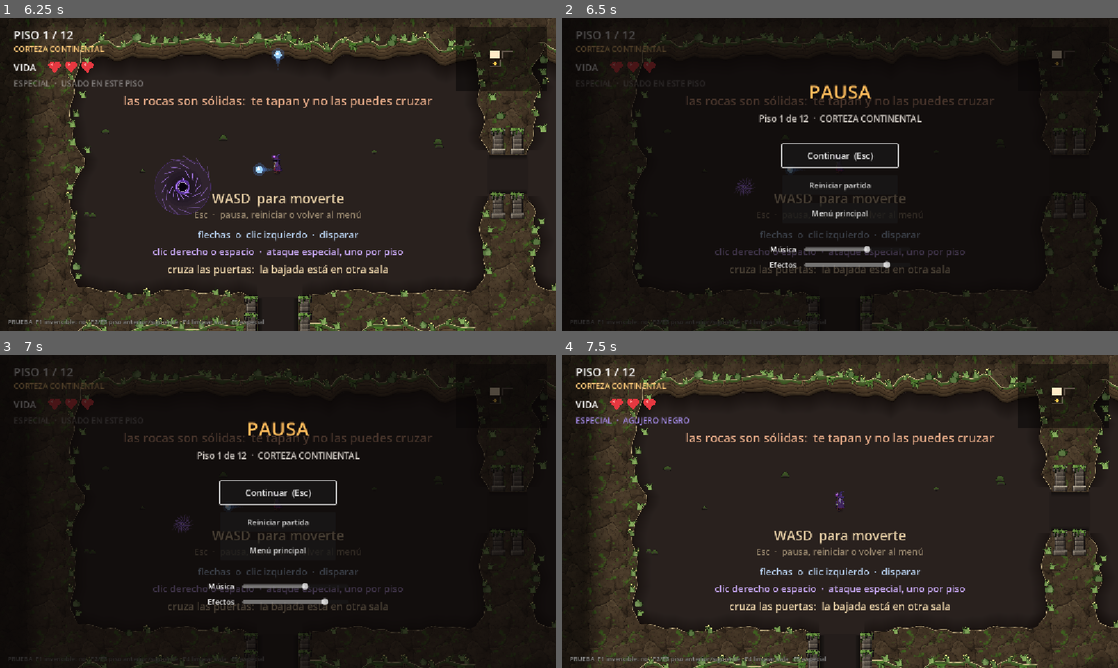
Above: before the commit, frames 1-4 (two rows, left to right).
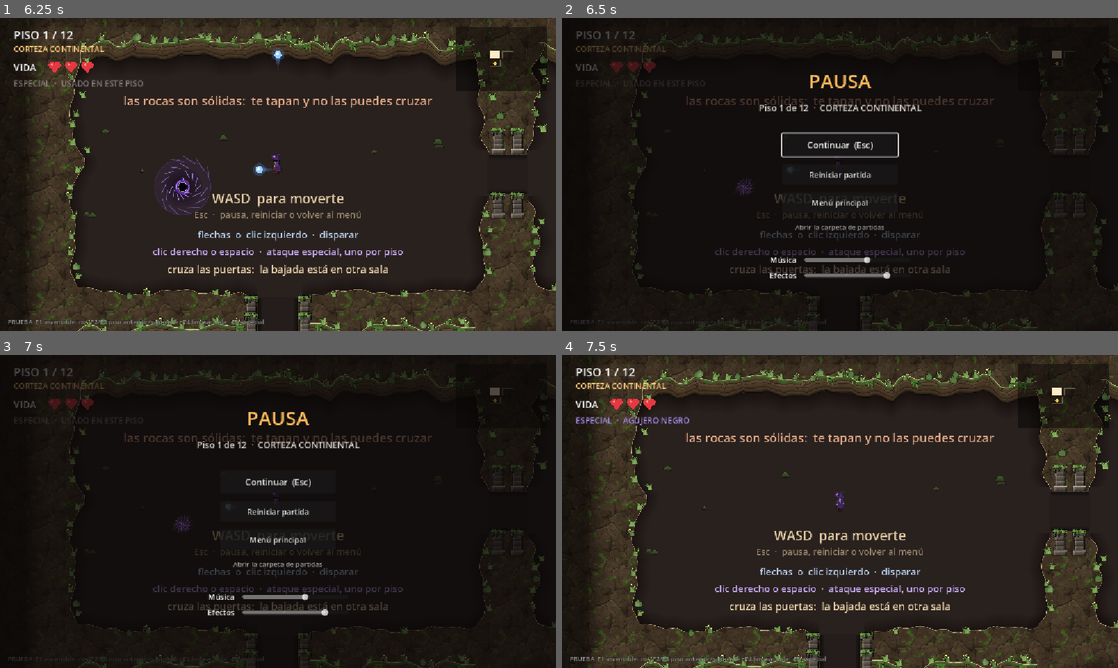
Above: after the commit, the same moments.

Repository: MatiasRodrigo0502/Vacio
Game: Godot game, scene res://scenes/MenuPrincipal.tscn
Two runs of this game, one before a commit and one after it. Both use one fixed random seed, a clock stepped at 60 frames per second and the inputs below.
Inputs (mouse positions are in pixels of both pictures, inside the frame that each line leads up to):
- Up to frame 1 (6.25 s): click "Jugar" at 0.5 s; click "Jugar" at 1.25 s; click "Jugar con mago oscuro" at 2 s; tap Enter at 2.75 s; move the mouse to (400, 158) at 2.77 s; hold Right (disparar_derecha) 2.78-3.53 s; hold Right mouse button (cargar_ataque) 2.78-3.53 s; move the mouse to (166, 190) at 3.52 s; hold Down (disparar_abajo) 3.53-4.28 s; tap Space (cargar_ataque_teclado) at 3.6 s; move the mouse to (333, 105) at 4.27 s; press the mouse at (333, 105) at 4.28 s; hold Right (disparar_derecha) 4.28-5.03 s; move the mouse to (250, 237) at 5.02 s; release the mouse at (250, 237) at 5.03 s; hold Up (disparar_arriba) 5.03-5.78 s; right-click (250, 237) at 5.1 s; move the mouse to (444, 221) at 5.77 s; hold Left (disparar_izquierda) from 5.78 s (still down); hold Space (cargar_ataque_teclado) from 5.78 s (still down)
- Up to frame 2 (6.5 s): keep holding Left (disparar_izquierda); keep holding Space (cargar_ataque_teclado); tap Escape (pausar) at 6.4 s
- Up to frame 3 (7 s): release Left (disparar_izquierda) at 6.5 s; release Space (cargar_ataque_teclado) at 6.5 s; click (278, 564) at 6.5 s, where only the run after the commit has a clickable "Abrir la carpeta de partidas"
- Up to frame 4 (7.5 s): click "Reiniciar partida" at 7.25 s

Frame 1 is identical in both runs. In frame 2, 3.7% of the frame differs, in the area x 35-65%, y 18-84%; in frame 3, 3.5%; in frame 4, nothing differs.

Commit message:
Registro de partidas para equilibrar la dificultad con datos
Cada partida se guarda en user://partidas/ (un .json): tiempo por piso
y por sala de pelea, cada golpe con lo que lo ha dado, vida recuperada,
enemigos muertos, objetos, especial y como acaba. Quien quita vida pasa
su origen a Jugador.recibir_dano. herramientas/analizar_partidas.py
saca las medias de todos los archivos. Boton para abrir la carpeta en
la pausa y en la pantalla final.

Co-Authored-By: Claude Opus 5.5 <noreply@anthropic.com>

Diff:
--- a/scenes/MenuPausa.tscn
+++ b/scenes/MenuPausa.tscn
@@ -67,6 +67,14 @@
 theme_override_font_sizes/font_size = 16
 text = "Menú principal"
 
+[node name="BotonPartidas" type="Button" parent="Centro/Caja"]
+modulate = Color(1, 1, 1, 0.7)
+layout_mode = 2
+size_flags_horizontal = 4
+theme_override_font_sizes/font_size = 14
+text = "Abrir la carpeta de partidas"
+flat = true
+
 [node name="HuecoVolumen" type="Control" parent="Centro/Caja"]
 custom_minimum_size = Vector2(0, 10)
 layout_mode = 2
--- a/scenes/PantallaFinal.tscn
+++ b/scenes/PantallaFinal.tscn
@@ -52,3 +52,11 @@
 size_flags_horizontal = 4
 theme_override_font_sizes/font_size = 16
 text = "Menú principal"
+
+[node name="BotonPartidas" type="Button" parent="Centro/Caja"]
+modulate = Color(1, 1, 1, 0.7)
+layout_mode = 2
+size_flags_horizontal = 4
+theme_override_font_sizes/font_size = 14
+text = "Abrir la carpeta de partidas"
+flat = true
--- a/scripts/atajos_prueba.gd
+++ b/scripts/atajos_prueba.gd
@@ -15,6 +15,10 @@
 ## teclas saldrian junto a moverse y disparar, como si fueran parte del juego.
 class_name AtajosPrueba
 extends CanvasLayer
+
+## Se emite cada vez que se usa un atajo. La partida deja de valer para
+## equilibrar, y el registro de partidas lo apunta.
+signal usado
 
 ## Cuantas vueltas da F4 como mucho. Los slimes sueltan crias al morir, y las
 ## crias se apuntan en la sala un fotograma despues: hay que repetir hasta que
@@ -66,6 +70,7 @@
 			_jugador.recargar_especial()
 		_:
 			return
+	usado.emit()
 	get_viewport().set_input_as_handled()
 
 
--- a/scripts/comportamientos/pisoton.gd
+++ b/scripts/comportamientos/pisoton.gd
@@ -60,6 +60,7 @@
 	onda.duracion = duracion_onda
 	onda.dano = dano_onda
 	onda.color = enemigo.tipo.color_efectos
+	onda.origen = enemigo.tipo.nombre + " (pisotón)"
 	onda.position = sala.to_local(enemigo.global_position + _pies(enemigo))
 	sala.add_child(onda)
 	Sonido.tocar(&"pisoton")
--- a/scripts/comportamientos/saltos.gd
+++ b/scripts/comportamientos/saltos.gd
@@ -66,6 +66,7 @@
 	var lava := Lava.new()
 	lava.radio = charco_radio
 	lava.duracion = charco_duracion
+	lava.origen = "Charco de magma (%s)" % enemigo.tipo.nombre
 	# A los pies, que es donde ha caido.
 	lava.position = sala.to_local(enemigo.global_position + Vector2(0.0, enemigo.tipo.alto * 0.3))
 	# Diferido: esto llega en mitad del paso de fisica, y el charco trae su
--- a/scripts/enemigo.gd
+++ b/scripts/enemigo.gd
@@ -478,6 +478,7 @@
 	var limite := sala_propia.rect_con_muros() if sala_propia != null else Rect2()
 	var proyectil := ProyectilEnemigo.new()
 	proyectil.configurar(tipo.proyectil, global_position, direccion, _punto_objetivo(), limite)
+	proyectil.autor = tipo.nombre
 	get_parent().add_child(proyectil)
 	Sonido.tocar(tipo.proyectil.sonido)
 
@@ -563,7 +564,7 @@
 		if cuerpo.has_method("escudo_activo") and cuerpo.escudo_activo():
 			continue
 		if cuerpo.has_method("recibir_dano"):
-			cuerpo.recibir_dano(tipo.dano)
+			cuerpo.recibir_dano(tipo.dano, false, tipo.nombre)
 
 
 # --- Muerte -----------------------------------------------------------------
@@ -596,7 +597,7 @@
 			and _objetivo.centro_colision().distance_to(global_position) \
 				< tipo.radio_explosion + RADIO_JUGADOR \
 			and not (_objetivo.has_method("escudo_activo") and _objetivo.escudo_activo()):
-		_objetivo.recibir_dano(tipo.dano_explosion)
+		_objetivo.recibir_dano(tipo.dano_explosion, false, tipo.nombre + " (explosión)")
 
 
 ## Un destello pequeno de su color al morir, sin dano. Antes los enemigos
--- a/scripts/jugador.gd
+++ b/scripts/jugador.gd
@@ -9,6 +9,11 @@
 
 signal vida_cambiada(vida_actual: int, vida_maxima: int)
 signal dano_recibido
+## Cada golpe que quita vida: cuanta y quien lo ha dado ("Rata", "Lava"...).
+## Lo apunta el registro de partidas (RegistroPartida). Va aparte de
+## dano_recibido porque a esa la escucha la camara con un valor ya atado, y un
+## argumento mas se lo descolocaria.
+signal golpeado(cantidad: int, origen: String)
 signal sin_vida
 ## Se emite en cada disparo, con el punto de salida, hacia donde va y si es el
 ## ataque cargado. Va en la misma senal y no en otra aparte porque quien la
@@ -511,17 +516,24 @@
 ##
 ## 'forzar' se salta la invulnerabilidad. Solo lo usa la caida: caerse tiene
 ## que costar siempre, o caer justo despues de un golpe saldria gratis.
-func recibir_dano(cantidad: int = 1, forzar: bool = false) -> bool:
+## 'origen' dice quien lo da, para el registro de partidas: el nombre del
+## enemigo, del peligro o del disparo. Vacio si no se sabe.
+func recibir_dano(cantidad: int = 1, forzar: bool = false, origen: String = "") -> bool:
 	if vida_actual <= 0 or invencible:
 		return false
 	if not forzar and (esta_invulnerable() or _cayendo):
 		return false
 
-	vida_actual = maxi(vida_actual - cantidad, 0)
+	# Lo que quita de verdad: con un corazon, un golpe de 2 quita uno.
+	var quitada := mini(cantidad, vida_actual)
+	vida_actual -= quitada
 	_tiempo_invulnerable = duracion_invulnerabilidad
 	dano_recibido.emit()
 	Sonido.tocar(&"herido")
 	vida_cambiada.emit(vida_actual, vida_maxima)
+	# Antes que sin_vida: el registro tiene que saber que golpe ha matado
+	# antes de enterarse de que la partida se ha perdido.
+	golpeado.emit(quitada, origen)
 
 	if vida_actual == 0:
 		_control_activo = false
@@ -646,7 +658,7 @@
 	global_position = posicion
 	velocity = Vector2.ZERO
 	_control_activo = true
-	recibir_dano(DANO_CAIDA, true)
+	recibir_dano(DANO_CAIDA, true, "Caída al vacío")
 
 
 func _parar_caida() -> void:
--- a/scripts/lava.gd
+++ b/scripts/lava.gd
@@ -35,6 +35,9 @@
 var radio: float = 50.0
 ## Segundos que dura. 0 = para siempre.
 var duracion: float = 0.0
+## Como sale en el registro de partidas: la lava del suelo o el charco que ha
+## dejado un enemigo.
+var origen: String = "Lava"
 
 var _variante: int = 0
 ## Un material por charco: cada uno late a su ritmo y se enfria por su cuenta.
@@ -74,7 +77,7 @@
 	if _enfriandose():
 		return
 	if cuerpo.has_method("recibir_dano"):
-		cuerpo.recibir_dano(DANO)
+		cuerpo.recibir_dano(DANO, false, origen)
 
 
 func _enfriandose() -> bool:
--- a/scripts/menu_pausa.gd
+++ b/scripts/menu_pausa.gd
@@ -25,6 +25,7 @@
 	_boton_continuar.pressed.connect(continuar)
 	$Centro/Caja/BotonReiniciar.pressed.connect(_al_reiniciar)
 	$Centro/Caja/BotonMenu.pressed.connect(_al_ir_al_menu)
+	$Centro/Caja/BotonPartidas.pressed.connect(func() -> void: RegistroPartida.abrir_carpeta())
 
 
 func _unhandled_input(evento: InputEvent) -> void:
--- a/scripts/onda_choque.gd
+++ b/scripts/onda_choque.gd
@@ -20,6 +20,8 @@
 var duracion: float = 0.45
 var dano: int = 1
 var color: Color = Color(1.0, 0.6, 0.2)
+## Como sale en el registro de partidas. La pone quien da el pisoton.
+var origen: String = "Onda"
 
 var _tiempo: float = 0.0
 var _ha_dado: bool = false
@@ -46,7 +48,7 @@
 		_ha_dado = true
 		# El escudo del mago blanco la para.
 		if not (_jugador.has_method("escudo_activo") and _jugador.escudo_activo()):
-			_jugador.recibir_dano(dano)
+			_jugador.recibir_dano(dano, false, origen)
 
 
 func _radio() -> float:
--- a/scripts/pantalla_final.gd
+++ b/scripts/pantalla_final.gd
@@ -16,6 +16,7 @@
 func _ready() -> void:
 	_boton.pressed.connect(func() -> void: reinicio_solicitado.emit())
 	_boton_menu.pressed.connect(func() -> void: menu_solicitado.emit())
+	$Centro/Caja/BotonPartidas.pressed.connect(func() -> void: RegistroPartida.abrir_carpeta())
 
 
 func mostrar_victoria(total_pisos: int) -> void:
--- a/scripts/pinchos.gd
+++ b/scripts/pinchos.gd
@@ -57,7 +57,7 @@
 
 func _al_pisar(cuerpo: Node2D) -> void:
 	if estan_fuera() and cuerpo.has_method("recibir_dano"):
-		cuerpo.recibir_dano(DANO)
+		cuerpo.recibir_dano(DANO, false, "Pinchos")
 
 
 ## Cuanto han salido, de 0 (dentro) a 1 (fuera del todo).
--- a/scripts/principal.gd
+++ b/scripts/principal.gd
@@ -19,6 +19,8 @@
 @onready var _menu_pausa: MenuPausa = $MenuPausa
 
 var _piso_actual: Piso = null
+## Apunta cada partida en user://partidas/ para equilibrar con datos.
+var _registro: RegistroPartida
 
 
 func _ready() -> void:
@@ -52,8 +54,13 @@
 	# Atajos para probar (F1 invencible, F2/F3 piso, F4 limpiar sala). Solo al
 	# jugar desde Godot: en el .exe exportado is_debug_build() es false y el
 	# nodo ni se crea.
+	_registro = RegistroPartida.new(_jugador)
+	add_child(_registro)
+
 	if OS.is_debug_build():
-		add_child(AtajosPrueba.new(_jugador, func() -> Piso: return _piso_actual))
+		var atajos := AtajosPrueba.new(_jugador, func() -> Piso: return _piso_actual)
+		atajos.usado.connect(_registro.marcar_trucos)
+		add_child(atajos)
 
 	GestorProgreso.iniciar_partida()
 
@@ -89,6 +96,7 @@
 	# anterior, sigue sin cortarse.
 	Sonido.poner_musica(datos.musica)
 	_hud.mostrar_mapa(piso)
+	_registro.nuevo_piso(numero_piso, datos, piso)
 
 
 ## La bola cuelga del piso, no de Principal: asi al cambiar de piso se va con el
@@ -206,6 +214,9 @@
 
 
 func _reiniciar() -> void:
+	# Antes que nada: restaurar la vida contaria como vida recuperada en la
+	# partida que se deja.
+	_registro.terminar("reiniciada")
 	# El mago elegido en el menu, antes de que el HUD lea la vida: la ventaja
 	# puede cambiar cuantos corazones tiene.
 	_jugador.usar_personaje(GestorProgreso.personaje_elegido)
--- a/scripts/proyectil_enemigo.gd
+++ b/scripts/proyectil_enemigo.gd
@@ -30,6 +30,9 @@
 ## True despues de rebotar en el escudo del mago blanco: ya no le hace dano
 ## (sale despedido lejos de el) ni vuelve a rebotar si cae encima.
 var _rebotado: bool = false
+## Quien lo ha disparado (el nombre de su tipo de enemigo). Para el registro
+## de partidas: el veneno lo tiran dos enemigos distintos.
+var autor: String = ""
 ## El jugador, para preguntarle si su escudo para el disparo.
 var _jugador: Node = null
 # Parabola: de donde sale, donde cae y cuanto tarda.
@@ -122,7 +125,7 @@
 func _golpear(jugador: Node2D) -> void:
 	# El efecto solo si el golpe ha contado: durante la invulnerabilidad el
 	# jugador no recibe nada, tampoco el veneno.
-	if jugador.recibir_dano(tipo.dano) and tipo.ralentiza > 0.0 \
+	if jugador.recibir_dano(tipo.dano, false, _origen_golpe()) and tipo.ralentiza > 0.0 \
 			and jugador.has_method("envenenar"):
 		jugador.envenenar(tipo.ralentiza)
 
@@ -152,6 +155,13 @@
 	_acabar()
 
 
+## "Serpiente (veneno)": quien lo ha tirado y con que.
+func _origen_golpe() -> String:
+	if autor == "":
+		return tipo.nombre
+	return "%s (%s)" % [autor, tipo.nombre.to_lower()]
+
+
 func _acabar() -> void:
 	if _acabado:
 		return
@@ -160,6 +170,9 @@
 		var charco := Lava.new()
 		charco.radio = tipo.charco_radio
 		charco.duracion = tipo.charco_duracion
+		charco.origen = "Charco de %s" % tipo.nombre.to_lower()
+		if autor != "":
+			charco.origen += " (%s)" % autor
 		charco.position = get_parent().to_local(global_position)
 		# Diferido: esto puede venir de body_entered, en mitad del paso de
 		# fisica, y meter un Area2D nueva ahi hace quejarse al motor.
--- /dev/null
+++ b/scripts/registro_partida.gd
@@ -0,0 +1,331 @@
+## Registro de partidas: apunta lo que pasa en cada partida y lo guarda en un
+## archivo por partida, en user://partidas/. Cuanto se tarda en cada piso y en
+## cada sala de pelea, cada golpe recibido (de que y cuanto), la vida
+## recuperada, los enemigos muertos, los objetos cogidos, el ataque especial y
+## como acaba.
+##
+## PARA QUE: equilibrar la dificultad con datos y no a ojo (pedido por Matias
+## el 2026-10-13). El equipo juega, junta los archivos y
+## herramientas/analizar_partidas.py saca las medias: en que piso se muere,
+## que enemigo quita mas vida, cuanto dura cada sala.
+##
+## POR QUE UN NODO DE LA PARTIDA Y NO UN AUTOLOAD: una partida vive en la
+## escena Principal. Al volver al menu se libera, y con ella este nodo, que en
+## ese momento cierra el archivo como "abandonada". Lo crea y lo conecta
+## Principal, como los atajos de prueba.
+##
+## POR QUE SE GUARDA EN CADA PISO Y NO SOLO AL ACABAR: si el juego se cierra
+## de golpe (se cuelga, se apaga el ordenador), lo jugado hasta el ultimo piso
+## se queda guardado.
+##
+## No sale nada del ordenador: los archivos se quedan en la carpeta de datos
+## del juego hasta que alguien los mande.
+class_name RegistroPartida
+extends Node
+
+const CARPETA := "user://partidas"
+## Version de lo que se guarda. Si cambia la forma del archivo, se sube, y el
+## analizador sabe que esperar.
+const FORMATO: int = 1
+## Una partida reiniciada o abandonada antes de esto no se guarda: es haber
+## entrado y salido, o reiniciar al momento, y solo ensuciaria las medias.
+const SEGUNDOS_MINIMOS: float = 10.0
+
+var _jugador: Jugador
+## La partida que se esta jugando, tal cual se guarda. Vacio entre partidas.
+var _partida: Dictionary = {}
+## El piso que se esta jugando: uno de los de _partida.pisos (es el mismo
+## diccionario, asi que cambiarlo cambia la partida).
+var _piso: Dictionary = {}
+var _piso_nodo: Piso = null
+## La sala que se esta peleando (puertas cerradas): una de las de _piso.salas.
+var _pelea: Dictionary = {}
+var _sala_pelea: Sala = null
+var _archivo: String = ""
+## La vida de antes de cada cambio, para saber cuanto se ha recuperado.
+var _ultima_vida: int = 0
+## El ultimo golpe: si la partida acaba en derrota, es lo que la ha matado.
+var _ultimo_golpe: Dictionary = {}
+
+
+func _init(jugador: Jugador) -> void:
+	_jugador = jugador
+	name = "RegistroPartida"
+
+
+func _ready() -> void:
+	_jugador.golpeado.connect(_al_recibir_golpe)
+	_jugador.vida_cambiada.connect(_al_cambiar_vida)
+	_jugador.bola_lanzada.connect(_al_disparar)
+	_jugador.especial_cambiado.connect(_al_cambiar_especial)
+	_jugador.mejora_recogida.connect(_al_recoger)
+	GestorProgreso.partida_ganada.connect(terminar.bind("victoria"))
+	GestorProgreso.partida_perdida.connect(terminar.bind("derrota"))
+
+
+## El tiempo cuenta solo jugando: este nodo se para con la pausa, como el
+## resto de la partida, asi que el rato en el menu de pausa no suma.
+func _process(delta: float) -> void:
+	if _piso.is_empty():
+		return
+	_partida.segundos += delta
+	_piso.segundos += delta
+	if not _pelea.is_empty():
+		_pelea.segundos += delta
+
+
+## Abre un piso nuevo en el registro. La llama Principal al montarlo, con el
+## piso ya construido (hacen falta sus salas). El primero de una partida
+## empieza la partida.
+func nuevo_piso(numero: int, datos: DatosPiso, piso: Piso) -> void:
+	if _partida.is_empty():
+		_empezar()
+	else:
+		_cerrar_piso()
+	_piso_nodo = piso
+	var con_enemigos := 0
+	for sala in piso.salas():
+		if sala.enemigos_vivos() > 0:
+			con_enemigos += 1
+		sala.pelea_empezada.connect(_al_empezar_pelea)
+		sala.despejada.connect(_al_despejar)
+		sala.enemigo_muerto.connect(_al_morir_enemigo)
+	_piso = {
+		"piso": numero,
+		"capa": datos.nombre_capa,
+		"segundos": 0.0,
+		"vida_al_entrar": _jugador.vida_actual,
+		"vida_al_salir": _jugador.vida_actual,
+		"vida_maxima": _jugador.vida_maxima,
+		"golpes": [],
+		"vida_recuperada": 0,
+		"objetos": [],
+		"especial_usado": 0,
+		"disparos": 0,
+		"disparos_cargados": 0,
+		"enemigos_muertos": {},
+		"salas_con_enemigos": con_enemigos,
+		"salas_limpiadas": 0,
+		"salas": [],
+	}
+	_partida.pisos.append(_piso)
+	_partida.piso_alcanzado = numero
+	_guardar()
+
+
+## Cierra la partida con su resultado ("victoria", "derrota", "reiniciada" o
+## "abandonada") y la guarda. Si no hay ninguna abierta, no hace nada: asi da
+## igual que la llamen dos veces (perder y luego reiniciar).
+func terminar(resultado: String) -> void:
+	if _partida.is_empty():
+		return
+	_cerrar_piso()
+	_partida.resultado = resultado
+	if resultado == "derrota" and not _ultimo_golpe.is_empty():
+		_partida.muerte = {"piso": _piso.piso, "sala": _ultimo_golpe.sala, "por": _ultimo_golpe.origen}
+	var corta: bool = resultado in ["reiniciada", "abandonada"] and _partida.segundos < SEGUNDOS_MINIMOS
+	if corta:
+		DirAccess.remove_absolute(_archivo)
+	else:
+		_guardar()
+	_partida = {}
+	_piso = {}
+	_piso_nodo = null
+	_pelea = {}
+	_sala_pelea = null
+	_ultimo_golpe = {}
+
+
+## Se ha usado un atajo de prueba (F1-F5): la partida no vale para equilibrar
+## y el analizador la deja fuera.
+func marcar_trucos() -> void:
+	if not _partida.is_empty():
+		_partida.trucos = true
+
+
+## Abre la carpeta de los registros en el explorador de archivos, para
+## mandarlos. La usan la pantalla final y el menu de pausa.
+static func abrir_carpeta() -> void:
+	DirAccess.make_dir_recursive_absolute(CARPETA)
+	OS.shell_open(ProjectSettings.globalize_path(CARPETA))
+
+
+func _exit_tree() -> void:
+	terminar("abandonada")
+
+
+func _notification(que: int) -> void:
+	# Cerrar la ventana a mitad de partida.
+	if que == NOTIFICATION_WM_CLOSE_REQUEST:
+		terminar("abandonada")
+
+
+func _empezar() -> void:
+	var mago := GestorProgreso.personaje_elegido
+	var ahora := Time.get_datetime_string_from_system(false, true)
+	_partida = {
+		"formato": FORMATO,
+		"version": GestorProgreso.version_juego(),
+		"empezada": ahora,
+		"mago": mago.nombre if mago != null else "",
+		"resultado": "jugando",
+		"piso_alcanzado": 0,
+		"segundos": 0.0,
+		"muerte": null,
+		"trucos": false,
+		"resumen": {},
+		"pisos": [],
+	}
+	# Un archivo por partida, con la hora en el nombre: ordenados por nombre,
+	# salen en el orden en que se jugaron.
+	DirAccess.make_dir_recursive_absolute(CARPETA)
+	var base := CARPETA.path_join("partida_" + ahora.replace(":", "-").replace(" ", "_"))
+	_archivo = base + ".json"
+	var otra := 2
+	while FileAccess.file_exists(_archivo):
+		_archivo = "%s_%d.json" % [base, otra]
+		otra += 1
+	_ultima_vida = _jugador.vida_actual
+	_ultimo_golpe = {}
+
+
+func _cerrar_piso() -> void:
+	if _piso.is_empty():
+		return
+	_piso.vida_al_salir = _jugador.vida_actual
+	# Una pelea a medias (por un atajo, o al morir) se queda como estaba.
+	_pelea = {}
+	_sala_pelea = null
+
+
+func _al_recibir_golpe(cantidad: int, origen: String) -> void:
+	if _piso.is_empty():
+		return
+	var golpe := {
+		"segundo": _piso.segundos,
+		"sala": _nombre_sala(_piso_nodo.sala_actual() if is_instance_valid(_piso_nodo) else null),
+		"por": origen if origen != "" else "desconocido",
+		"vida": cantidad,
+		"queda": _jugador.vida_actual,
+	}
+	_piso.golpes.append(golpe)
+	if not _pelea.is_empty():
+		_pelea.golpes += 1
+		_pelea.vida_perdida += cantidad
+	_ultimo_golpe = {"sala": golpe.sala, "origen": golpe.por}
+
+
+func _al_cambiar_vida(vida: int, _maxima: int) -> void:
+	if not _piso.is_empty() and vida > _ultima_vida:
+		_piso.vida_recuperada += vida - _ultima_vida
+	_ultima_vida = vida
+
+
+func _al_disparar(_desde: Vector2, _direccion: Vector2, cargada: bool) -> void:
+	if _piso.is_empty():
+		return
+	if cargada:
+		_piso.disparos_cargados += 1
+	else:
+		_piso.disparos += 1
+
+
+func _al_cambiar_especial(disponible: bool) -> void:
+	if not _piso.is_empty() and not disponible:
+		_piso.especial_usado += 1
+
+
+func _al_recoger(mejora: ObjetoMejora) -> void:
+	if not _piso.is_empty():
+		_piso.objetos.append(mejora.nombre)
+
+
+func _al_empezar_pelea(sala: Sala) -> void:
+	if _piso.is_empty():
+		return
+	var tipos := {}
+	for enemigo in sala.enemigos():
+		if is_instance_valid(enemigo) and enemigo.tipo != null:
+			tipos[enemigo.tipo.nombre] = int(tipos.get(enemigo.tipo.nombre, 0)) + 1
+	_sala_pelea = sala
+	_pelea = {
+		"sala": _nombre_sala(sala),
+		"enemigos": tipos,
+		"segundos": 0.0,
+		"golpes": 0,
+		"vida_perdida": 0,
+		"acabada": false,
+	}
+	_piso.salas.append(_pelea)
+
+
+func _al_despejar(sala: Sala) -> void:
+	if _piso.is_empty():
+		return
+	_piso.salas_limpiadas += 1
+	if sala == _sala_pelea:
+		_pelea.acabada = true
+		_pelea = {}
+		_sala_pelea = null
+
+
+func _al_morir_enemigo(enemigo: Enemigo) -> void:
+	if _piso.is_empty() or enemigo.tipo == null:
+		return
+	var muertos: Dictionary = _piso.enemigos_muertos
+	muertos[enemigo.tipo.nombre] = int(muertos.get(enemigo.tipo.nombre, 0)) + 1
+
+
+## La sala por su casilla en el mapa del piso ("2,-1"): es fija para cada
+## piso, porque los pisos son siempre iguales.
+func _nombre_sala(sala: Sala) -> String:
+	if sala == null:
+		return ""
+	return "%d,%d" % [sala.celda.x, sala.celda.y]
+
+
+func _guardar() -> void:
+	_partida.resumen = _resumen()
+	var archivo := FileAccess.open(_archivo, FileAccess.WRITE)
+	if archivo == null:
+		push_warning("No se puede guardar el registro de la partida en %s." % _archivo)
+		return
+	# Sin ordenar las claves: asi el archivo se lee en el orden en que se
+	# cuenta la partida.
+	archivo.store_string(JSON.stringify(_redondear(_partida), "\t", false))
+	archivo.close()
+
+
+## Lo que se mira primero al abrir un archivo, sumado de todos los pisos.
+func _resumen() -> Dictionary:
+	var golpes := 0
+	var vida_perdida := 0
+	var vida_recuperada := 0
+	var muertos := 0
+	for piso: Dictionary in _partida.pisos:
+		golpes += piso.golpes.size()
+		for golpe: Dictionary in piso.golpes:
+			vida_perdida += int(golpe.vida)
+		vida_recuperada += int(piso.vida_recuperada)
+		for cuantos: int in piso.enemigos_muertos.values():
+			muertos += cuantos
+	return {"golpes": golpes, "vida_perdida": vida_perdida,
+		"vida_recuperada": vida_recuperada, "enemigos_muertos": muertos}
+
+
+## Una copia con los segundos a una decima: 95.30000001 no dice nada mas que
+## 95.3 y ensucia el archivo.
+func _redondear(valor: Variant) -> Variant:
+	if valor is float:
+		return snappedf(valor, 0.1)
+	if valor is Dictionary:
+		var copia := {}
+		for clave: Variant in valor:
+			copia[clave] = _redondear(valor[clave])
+		return copia
+	if valor is Array:
+		var lista := []
+		for elemento: Variant in valor:
+			lista.append(_redondear(elemento))
+		return lista
+	return valor
--- a/scripts/sala.gd
+++ b/scripts/sala.gd
@@ -19,6 +19,9 @@
 ## Se emite cada vez que muere un enemigo de la sala. La usa la mecanica de
 ## objetos para que, alguna vez, suelte una ventaja.
 signal enemigo_muerto(enemigo: Enemigo)
+## Se emite al cerrarse las puertas con enemigos dentro: empieza la pelea. La
+## usa el registro de partidas para medir cuanto dura cada sala.
+signal pelea_empezada(sala: Sala)
 
 ## Grosor de cada muro. Generoso a proposito: con muros finos y velocidades
 ## altas el jugador puede atravesarlos (tunneling).
@@ -354,6 +357,7 @@
 		# despertar a un nodo liberado revienta el juego.
 		if is_instance_valid(enemigo):
 			enemigo.despertar()
+	pelea_empezada.emit(self)
 
 
 ## El jugador se asoma a la sala (ya esta en ella, aunque sea en el umbral)
Not shown, added: scripts/registro_partida.gd.uid
Not shown, changed: CLAUDE.md
Not shown, changed: docs/todo-lo-hecho.md
